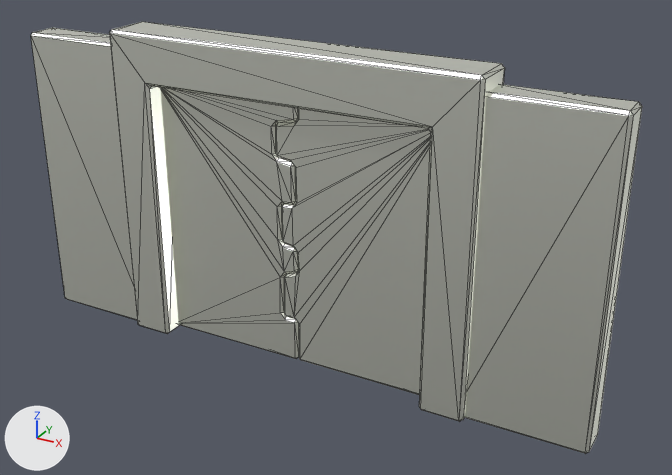
A saved change to the glTF model asset/item/model/door.glb.
Rendered twice from a 50 mm lens placed at (3.89, -6.33, 4.49), pointed at (0.35, 0.1, 1.28). Every picture has the same lights, and +X, +Y and +Z are marked at lower left. Mesh edges are drawn as thin lines. Vertices at the same position are counted once.

Objects in the first picture: 'Door'.
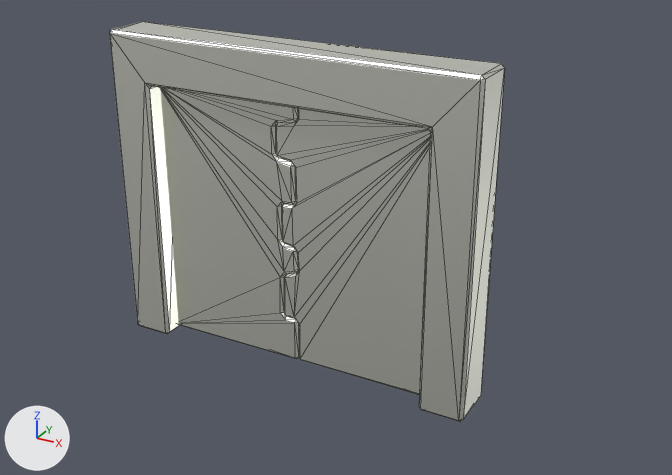
Pixel boxes (x1, y1, x2, y2) of what changed, in the pictures (672 x 475 px):
'Door', reshaped (35% narrower, 7% shorter): before (31, 22, 642, 454); after (109, 22, 505, 422)
part 1 of me_cube_001, deleted: before (31, 28, 137, 320)
part 2 of me_cube_001, deleted: before (465, 84, 642, 454)

Edits to the bpy script that builds the scene:
```text
Change me_cube_001:
    where me_cube_001.from_pydata(...)  # 312 vertices, 604 faces; spans x -2.73..2.73, y -0.23..0.23, z 0.02..2.92
    used by ob_door; location = (0.0, 0.0, 0.0)
    me_cube_001 part 1: the loose piece of 24 vertices spanning x -2.73..-1.58, y -0.16..0.16, z 0.02..2.78 is deleted
    me_cube_001 part 2: the loose piece of 24 vertices spanning x 1.58..2.73, y -0.16..0.16, z 0.02..2.78 is deleted
```
